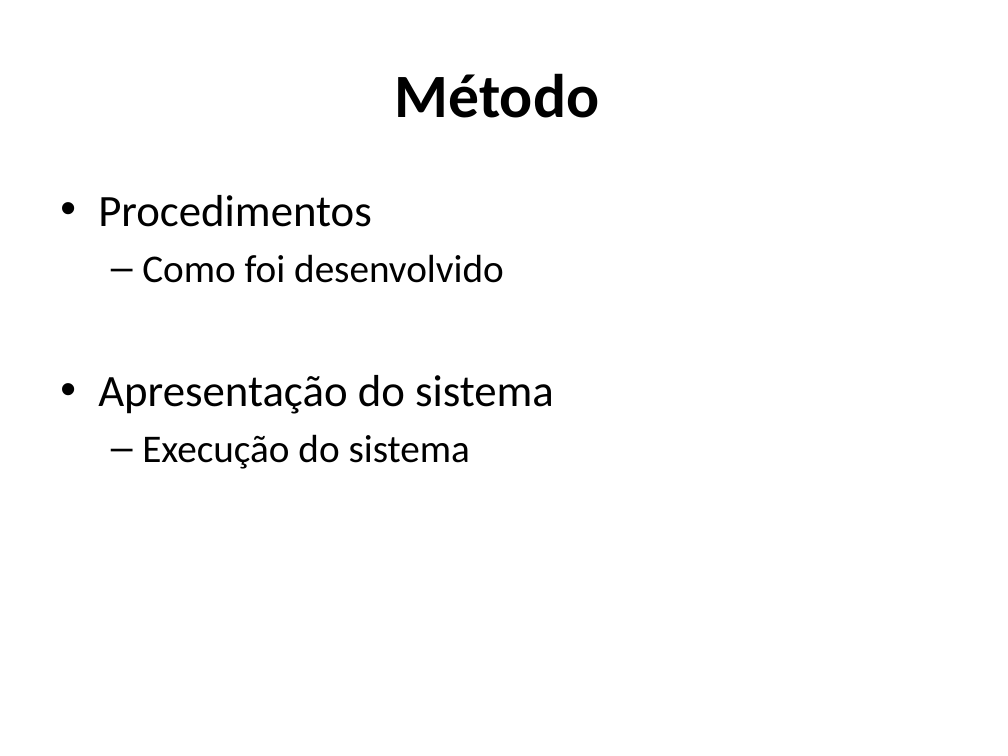
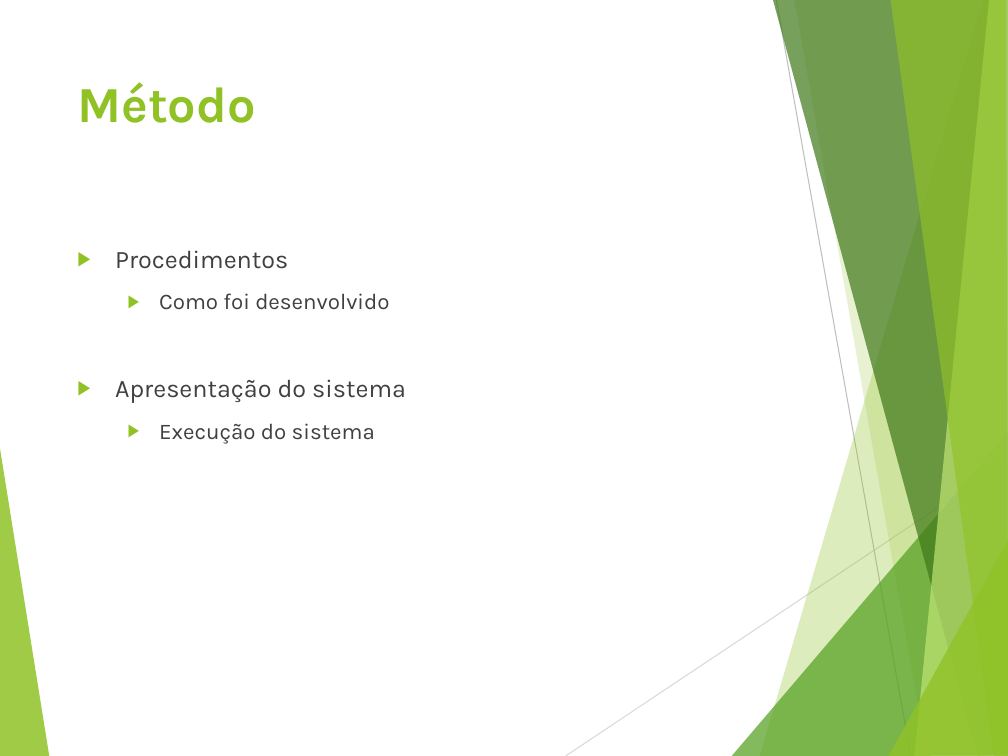
Before and after one commit to GustavoMimim/btsoftware, a slide deck: slide 5 of Documentação/apresentação - modelo.pptx. Drawn at 1008x756 pixels with LibreOffice and Linux fonts; fonts in the diff are those of the drawing. Boxes give left, top, right and bottom in pixels: in the first picture for what was removed or moved away, otherwise in the second. Text is boxed around its words. In the diff, an @@ line names an element or a change of style, - is before the commit and + after.

```diff
--- a/Documentação/apresentação - modelo.pptx
+++ b/Documentação/apresentação - modelo.pptx
@@ title "Método": place and size @@
-title "Método" at [395,73,599,118]
+title "Método" at [77,82,256,123]
@@ title "Método" at [77,82,256,123]: size 44 to 36 pt, font Calibri to Karla, text colour #000000 to #90C226; alignment centre to left; vertical alignment middle to top @@
@@ text "Procedimentos": place and size @@
-text "Procedimentos" at [98,195,554,469]
+text "Procedimentos" at [115,250,406,444]
@@ text "Procedimentos" at [115,250,406,444]: size 32 to 18 pt in "Procedimentos", "Apresentação do sistema"; font Calibri to Karla, text colour #000000 to #404040; size 28 to 16 pt in "Como foi desenvolvido", "Execução do sistema"; bullet • to ▶; more space between paragraphs; bullet – to ▶ @@
@@ group added at [0,0,1008,756]: 8 freeform shapes, 2 lines @@
```
Also in this commit, not shown: 5 other slides changed, 1 slide added, 1 slide removed, 2 other files.
